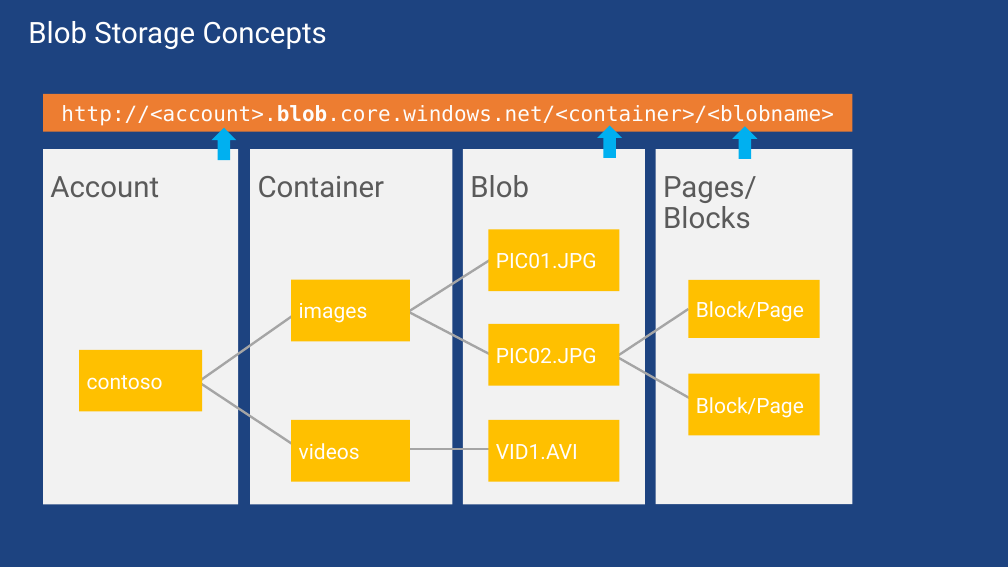
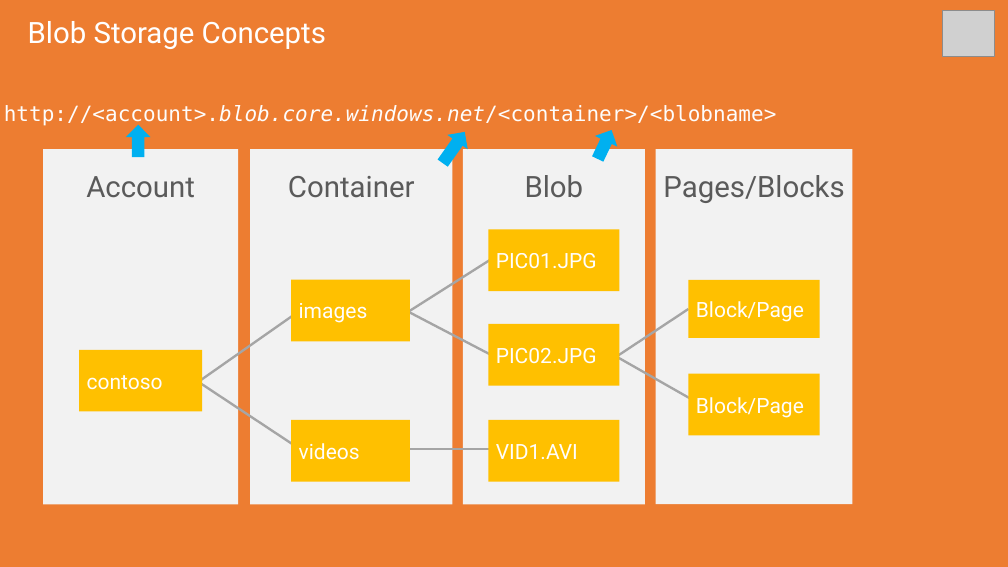
Before and after one commit to sack212/BasicAzureCamp, a slide deck: slide 4 of Data-Storage/Data-Storage.pptx. Drawn at 1008x567 pixels with LibreOffice and Linux fonts; fonts in the diff are those of the drawing; grey boxes stand for pictures. Boxes give left, top, right and bottom in pixels: in the first picture for what was removed or moved away, otherwise in the second. Text is boxed around its words. In the diff, an @@ line names an element or a change of style, - is before the commit and + after.

Commit message:
Updates to Data-Storage including first unit test style demo.

```diff
--- a/Data-Storage/Data-Storage.pptx
+++ b/Data-Storage/Data-Storage.pptx
@@ background #1D4380 to #ED7D31 @@
@@ picture added at <box>942,11,995,57</box> @@
@@ text "http://<account>.blob.core.windows.net/<container>/<blobname ...": place and size @@
-text "http://<account>.blob.core.windows.net/<container>/<blobname ..." at <box>43,94,853,132</box>
+text "http://<account>.blob.core.windows.net/<container>/<blobname ..." at <box>4,105,777,126</box>
@@ text "http://<account>.blob.core.windows.net/<container>/<blobname ..." at <box>4,105,777,126</box>: bold off, italic on in "http://<account>.blob.core.windows.net/<container>/<blobname ..."; alignment centre to left @@
@@ alignment left to centre in 3 elements at <box>463,149,645,504</box>, <box>250,149,452,504</box>, <box>43,149,238,504</box> @@
@@ down arrow: place and size @@
-down arrow at <box>212,128,237,160</box>
+down arrow at <box>126,125,150,157</box>
@@ down arrow at <box>433,125,475,171</box>: rotation 180 to 215 degrees @@
@@ down arrow at <box>586,125,623,164</box>: rotation 180 to 205 degrees @@
@@ text in rectangle at <box>663,175,844,203</box>: text changed @@
-Pages/ Blocks
+Pages/Blocks
```
Also in this commit, not shown: 42 other slides changed, 25 slides added, 2 slides removed, 12 other files.
